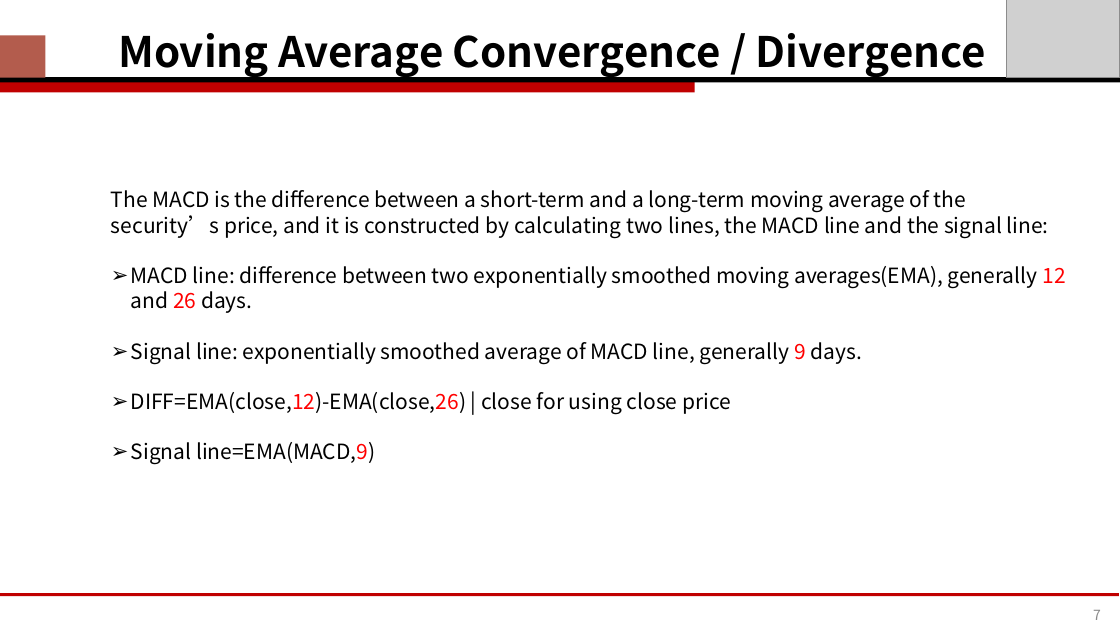
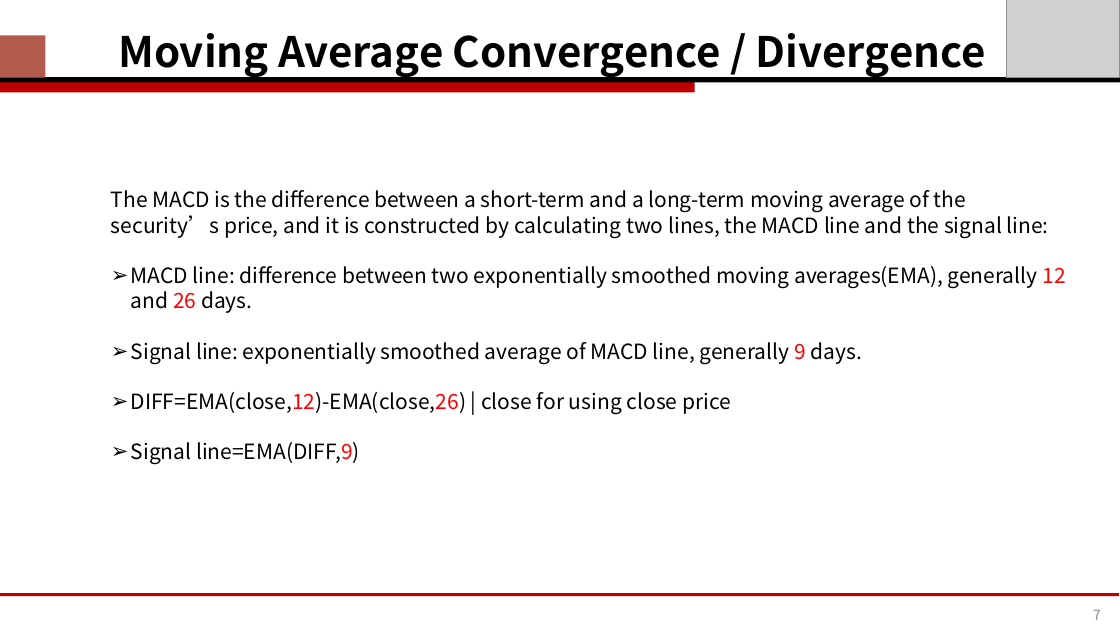
Before and after one commit to bpp11144444/backtest, a slide deck: slide 7 of KCL_bloomberg.ppt. Drawn at 1120x630 pixels with LibreOffice and Linux fonts; fonts in the diff are those of the drawing; grey boxes stand for pictures. Boxes give left, top, right and bottom in pixels: in the first picture for what was removed or moved away, otherwise in the second. Text is boxed around its words. In the diff, an @@ line names an element or a change of style, - is before the commit and + after.

```diff
--- a/KCL_bloomberg.ppt
+++ b/KCL_bloomberg.ppt
@@ text at (x1=131, y1=442, x2=360, y2=465): text changed @@
-➢ Signal line=EMA(MACD,9)
+➢ Signal line=EMA(DIFF,9)
```
